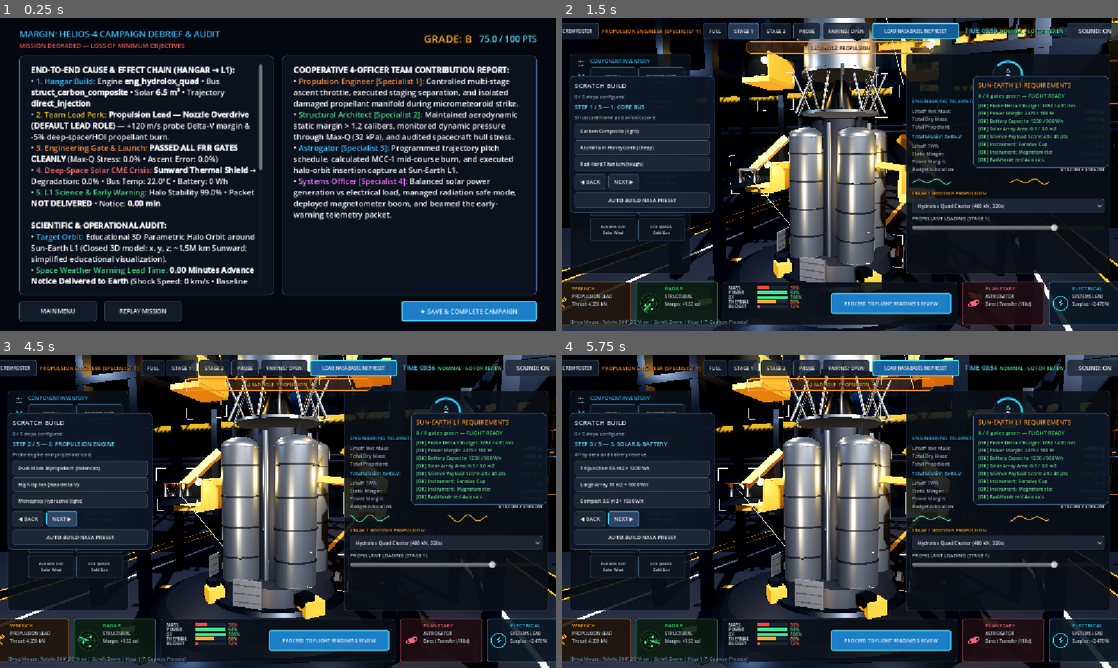
Above: before the commit, frames 1-4 (two rows, left to right).
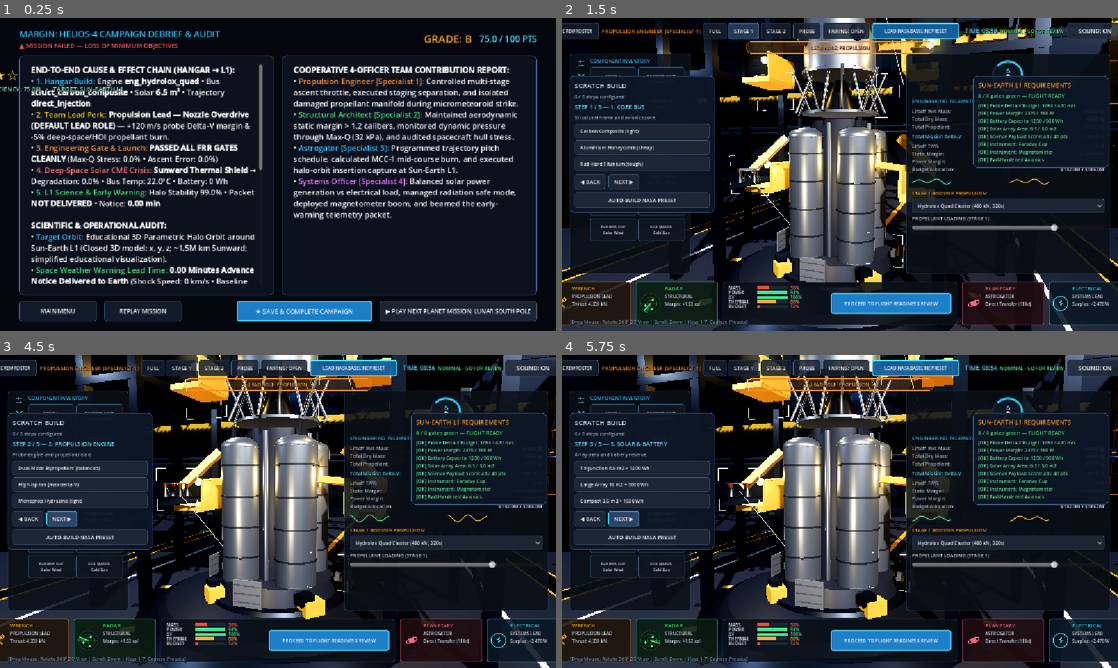
Above: after the commit, the same moments.

Repository: mohammedomarworks/margin-space-mission-game
Game: Godot game, scene res://margin/scenes/helios4_debrief.tscn
Same seed, same stepped clock (60 frames per second), same inputs: the game is played once before the commit and once after it. This scene is started directly instead of the project's main scene.
Inputs:
- Up to frame 1 (0.25 s): no input
- Up to frame 2 (1.5 s): click "REPLAY MISSION" at 0.5 s; click "STAGE 1" at 1.25 s
- Up to frame 3 (4.5 s): click "STAGE 1" at 2 s; click "STAGE 1 Hydrolox Quad" at 2.75 s; click "STAGE 1 Hydrolox Quad" at 3.5 s; click "NEXT ▶" at 4.25 s
- Up to frame 4 (5.75 s): click "NEXT ▶" at 5 s

The runs differ from the first frame. In frame 1, 4.1% of the frame differs, in the area x 0-97%, y 8-98%; in frame 2, nothing differs; in frame 3, less than 0.1%; in frame 4, nothing differs.

Commit message:
feat(endings): Phase 5 definite win/loss states and arcade debrief
- Deep Space gains a real game-over: battery depletion and thermal runaway past
  100 C both trigger MISSION FAILED with the exact engineering cause and fix
- Failure overlay offers RETRY STAGE and REBUILD IN HANGAR
- Launch abort modal relabelled to MISSION FAILED / RETRY STAGE / REBUILD IN HANGAR
- Debrief gains a 3-star rating, science score, margin efficiency and a
  PLAY NEXT PLANET MISSION button that advances L1 -> Moon -> Mars
- Victory headline reads MISSION ACCOMPLISHED with the selected target name

Co-authored-by: Perch <agent@perchai.app>
Made-with: Perch

Diff:
--- a/margin/scripts/helios4_debrief_controller.gd
+++ b/margin/scripts/helios4_debrief_controller.gd
@@ -18,6 +18,9 @@
 @onready var save_btn: Button = %SaveAndCompleteBtn
 @onready var replay_btn: Button = %ReplayMissionBtn
 @onready var menu_btn: Button = %MainMenuBtn
+var next_planet_btn: Button = null
+var star_label: Label = null
+var science_label: Label = null
 
 var total_score: float = 0.0
 var letter_grade: String = "A"
@@ -55,14 +58,46 @@
 
 func _populate_ui() -> void:
 	if is_success:
-		outcome_lbl.text = "MISSION SUCCESSFUL — HELIOS-4 FULLY COMMISSIONED"
+		outcome_lbl.text = "★ MISSION ACCOMPLISHED — %s FULLY COMMISSIONED" % DestinationData.get_display_name(Helios4CampaignData.get_destination())
 		outcome_lbl.add_theme_color_override("font_color", Color(0.35, 0.95, 0.55))
 	else:
-		outcome_lbl.text = "MISSION DEGRADED — LOSS OF MINIMUM OBJECTIVES"
+		outcome_lbl.text = "▲ MISSION FAILED — LOSS OF MINIMUM OBJECTIVES"
 		outcome_lbl.add_theme_color_override("font_color", Color(0.95, 0.35, 0.35))
 
 	grade_lbl.text = "GRADE: " + letter_grade
 	score_lbl.text = "%.1f / 100 PTS" % total_score
+
+	# --- Star rating (S-rank arcade presentation) ---
+	var stars: int = _compute_stars(total_score)
+	star_label = Label.new()
+	star_label.name = "StarRatingLabel"
+	star_label.text = "★".repeat(stars) + "☆".repeat(3 - stars)
+	star_label.add_theme_font_size_override("font_size", 30)
+	star_label.add_theme_color_override("font_color", Color(1.0, 0.84, 0.30))
+	star_label.horizontal_alignment = HORIZONTAL_ALIGNMENT_CENTER
+	add_child(star_label)
+	star_label.set_anchors_preset(Control.PRESET_CENTER_TOP)
+	star_label.position = Vector2(-160, 96)
+	star_label.size = Vector2(320, 40)
+
+	# --- Science score + margin efficiency ---
+	var l1_tel_sci: Dictionary = Helios4CampaignData.l1_telemetry
+	var sci_total: float = float(l1_tel_sci.get("science_score", 0.0))
+	var margin_eff: float = clampf(total_score, 0.0, 100.0)
+	science_label = Label.new()
+	science_label.name = "ScienceScoreLabel"
+	science_label.text = "SCIENCE SCORE: %.1f pts   •   MARGIN EFFICIENCY: %.1f%%   •   TARGET: %s" % [
+		sci_total, margin_eff, DestinationData.get_display_name(Helios4CampaignData.get_destination())
+	]
+	science_label.add_theme_font_size_override("font_size", 13)
+	science_label.add_theme_color_override("font_color", Color(0.55, 0.90, 0.75))
+	science_label.horizontal_alignment = HORIZONTAL_ALIGNMENT_CENTER
+	add_child(science_label)
+	science_label.set_anchors_preset(Control.PRESET_CENTER_TOP)
+	science_label.position = Vector2(-320, 138)
+	science_label.size = Vector2(640, 26)
+
+	_build_next_planet_button()
 
 	var c_res = Helios4CampaignData.crisis_results
 	var l1_tel = Helios4CampaignData.l1_telemetry
@@ -199,3 +234,35 @@
 
 func _on_menu_pressed() -> void:
 	get_tree().change_scene_to_file("res://margin/scenes/main_menu.tscn")
+
+
+# --- ARCADE ENDINGS ---
+
+func _compute_stars(score: float) -> int:
+	if score >= 90.0:
+		return 3
+	if score >= 75.0:
+		return 2
+	if score >= 55.0:
+		return 1
+	return 0
+
+
+func _build_next_planet_button() -> void:
+	var next_id: String = DestinationData.get_next_destination(Helios4CampaignData.get_destination())
+	if next_id == "":
+		return
+	var bar := find_child("BottomBar", true, false) as HBoxContainer
+	if bar == null:
+		return
+	next_planet_btn = Button.new()
+	next_planet_btn.name = "PlayNextPlanetBtn"
+	next_planet_btn.text = "▶ PLAY NEXT PLANET MISSION: %s" % DestinationData.get_display_name(next_id)
+	next_planet_btn.add_theme_font_size_override("font_size", 12)
+	next_planet_btn.pressed.connect(func() -> void:
+		Sfx.ui_click()
+		Helios4CampaignData.reset_campaign()
+		Helios4CampaignData.set_destination(next_id)
+		Helios4CampaignData.load_stage(Helios4CampaignData.Stage.PHASE_1_HANGAR, get_tree())
+	)
+	bar.add_child(next_planet_btn)
--- a/margin/scripts/helios4_deep_space_controller.gd
+++ b/margin/scripts/helios4_deep_space_controller.gd
@@ -228,6 +228,8 @@
 var solar_efficiency: float = 0.31
 var battery_capacity_wh: float = 1200.0
 var battery_charge_wh: float = 1200.0
+var is_mission_failed: bool = false
+var failure_reason: String = ""
 var base_avionics_power_w: float = 65.0
 var adcs_power_w: float = 35.0
 var thermal_power_w: float = 25.0
@@ -943,6 +945,14 @@
 	var dt_hours = dt / 3600.0
 	battery_charge_wh = clamp(battery_charge_wh + (net_w * dt_hours), 0.0, battery_capacity_wh)
 
+	# GAME OVER: battery depleted during the storm
+	if battery_charge_wh <= 0.001 and not is_mission_failed:
+		_trigger_mission_failure(
+			"Battery Depleted During CME Storm",
+			"The spacecraft bus lost all electrical power while riding out the solar proton event. Without battery reserve the avionics, thermal control and transmitter all went dark.",
+			"Equip a higher-capacity battery or enter Safe Mode earlier to cut the load."
+		)
+
 func _enter_midcourse_correction() -> void:
 	current_subphase = SubPhase.MIDCOURSE_CORRECTION
 	_trigger_auto_warp_drop("MCC-1 BURN WINDOW ACTIVE", Color(0.35, 0.88, 1.0))
@@ -1017,6 +1027,14 @@
 	thermal_bus_temp_c = clamp(thermal_bus_temp_c + (absorbed_solar_w - rejected_heat_w) * dt / heat_capacity_j_per_k, 15.0, 120.0)
 	if thermal_bus_temp_c > 65.0:
 		thermal_overtemp_damage_pct += (thermal_bus_temp_c - 65.0) * dt / 3600.0 * 0.05
+
+	# GAME OVER: thermal runaway past the design limit
+	if thermal_bus_temp_c >= 100.0 and not is_mission_failed:
+		_trigger_mission_failure(
+			"Thermal Limit Exceeded During Solar Crisis",
+			"Bus temperature reached 100 C. The heat shield was not oriented sunward and the radiators could not reject the absorbed solar flux.",
+			"Click ORIENT HEAT SHIELD and ENABLE SAFE POWER MODE before the temperature climbs."
+		)
 
 func _format_cme_reference() -> String:
 	var event: Dictionary = DonkiService.OFFLINE_EVENT_CATALOG[0]
@@ -1737,3 +1755,113 @@
 			objective_banner.set_objective(4, 4, "L1 APPROACH — BEGIN ARRIVAL",
 				"▶ PROCEED TO L1 ARRIVAL", "[SPACE] Hand off to orbit insertion",
 				Color(0.35, 0.95, 0.55))
+
+
+# ==============================================================================
+# MISSION FAILED OVERLAY (DEEP SPACE)
+# Dramatic game-over state with the exact engineering reason, plus RETRY STAGE
+# and REBUILD IN HANGAR so the player is never stuck on a dead screen.
+# ==============================================================================
+
+func _trigger_mission_failure(title: String, detail: String, fix: String) -> void:
+	if is_mission_failed:
+		return
+	is_mission_failed = true
+	failure_reason = title
+	Sfx.stop_klaxon()
+	Sfx.failure_powerdown()
+	if objective_banner:
+		objective_banner.set_objective(0, 4, "MISSION FAILED — " + title.to_upper(),
+			"", "Review the cause and retry", Color(1.0, 0.35, 0.35))
+	_show_failure_overlay(title, detail, fix)
+
+
+func _show_failure_overlay(title: String, detail: String, fix: String) -> void:
+	var root_ui := find_child("RootUI", true, false) as Control
+	if root_ui == null:
+		return
+	if root_ui.find_child("MissionFailedOverlay", true, false) != null:
+		return
+
+	var overlay := Control.new()
+	overlay.name = "MissionFailedOverlay"
+	overlay.set_anchors_preset(Control.PRESET_FULL_RECT)
+	root_ui.add_child(overlay)
+
+	var dim := ColorRect.new()
+	dim.color = Color(0.10, 0.01, 0.01, 0.82)
+	dim.set_anchors_preset(Control.PRESET_FULL_RECT)
+	overlay.add_child(dim)
+
+	var center := CenterContainer.new()
+	center.set_anchors_preset(Control.PRESET_FULL_RECT)
+	overlay.add_child(center)
+
+	var panel := PanelContainer.new()
+	panel.custom_minimum_size = Vector2(620, 0)
+	var sb := StyleBoxFlat.new()
+	sb.bg_color = Color(0.12, 0.03, 0.03, 0.97)
+	sb.set_corner_radius_all(8)
+	sb.set_border_width_all(2)
+	sb.border_color = Color(0.95, 0.25, 0.25)
+	sb.set_content_margin_all(22)
+	panel.add_theme_stylebox_override("panel", sb)
+	center.add_child(panel)
+
+	var vb := VBoxContainer.new()
+	vb.add_theme_constant_override("separation", 12)
+	panel.add_child(vb)
+
+	var head := Label.new()
+	head.text = "▲ MISSION FAILED"
+	head.add_theme_font_size_override("font_size", 26)
+	head.add_theme_color_override("font_color", Color(1.0, 0.35, 0.32))
+	head.horizontal_alignment = HORIZONTAL_ALIGNMENT_CENTER
+	vb.add_child(head)
+
+	var cause := Label.new()
+	cause.text = title
+	cause.add_theme_font_size_override("font_size", 15)
+	cause.add_theme_color_override("font_color", Color(1.0, 0.72, 0.60))
+	cause.horizontal_alignment = HORIZONTAL_ALIGNMENT_CENTER
+	cause.autowrap_mode = TextServer.AUTOWRAP_WORD_SMART
+	vb.add_child(cause)
+
+	var body := Label.new()
+	body.text = detail
+	body.add_theme_font_size_override("font_size", 12)
+	body.add_theme_color_override("font_color", Color(0.85, 0.82, 0.82))
+	body.autowrap_mode = TextServer.AUTOWRAP_WORD_SMART
+	vb.add_child(body)
+
+	var fix_lbl := Label.new()
+	fix_lbl.text = "FIX: " + fix
+	fix_lbl.add_theme_font_size_override("font_size", 12)
+	fix_lbl.add_theme_color_override("font_color", Color(0.55, 0.92, 0.70))
+	fix_lbl.autowrap_mode = TextServer.AUTOWRAP_WORD_SMART
+	vb.add_child(fix_lbl)
+
+	var row := HBoxContainer.new()
+	row.add_theme_constant_override("separation", 12)
+	row.alignment = BoxContainer.ALIGNMENT_CENTER
+	vb.add_child(row)
+
+	var retry := Button.new()
+	retry.name = "BtnRetryStage"
+	retry.text = "↺ RETRY STAGE"
+	retry.custom_minimum_size = Vector2(180, 40)
+	retry.pressed.connect(func() -> void:
+		Sfx.ui_click()
+		Helios4CampaignData.load_stage(Helios4CampaignData.Stage.PHASE_3_TRANSFER, get_tree())
+	)
+	row.add_child(retry)
+
+	var rebuild := Button.new()
+	rebuild.name = "BtnRebuildHangar"
+	rebuild.text = "← REBUILD IN HANGAR"
+	rebuild.custom_minimum_size = Vector2(180, 40)
+	rebuild.pressed.connect(func() -> void:
+		Sfx.ui_click()
+		Helios4CampaignData.load_stage(Helios4CampaignData.Stage.PHASE_1_HANGAR, get_tree())
+	)
+	row.add_child(rebuild)
--- a/margin/scripts/helios4_launch_controller.gd
+++ b/margin/scripts/helios4_launch_controller.gd
@@ -1995,7 +1995,7 @@
 	vbox.add_theme_constant_override("separation", 10)
 
 	var title := Label.new()
-	title.text = "▲ MISSION ABORT / LAUNCH FLIGHT FAILURE"
+	title.text = "▲ MISSION FAILED — LAUNCH FLIGHT FAILURE"
 	title.add_theme_font_size_override("font_size", 14)
 	title.add_theme_color_override("font_color", Color(0.95, 0.35, 0.35))
 	vbox.add_child(title)
@@ -2021,7 +2021,7 @@
 
 	var btn_retry := Button.new()
 	btn_retry.name = "BtnRetryLaunch"
-	btn_retry.text = "↺ RETRY LAUNCH FROM PAD"
+	btn_retry.text = "↺ RETRY STAGE"
 	btn_retry.add_theme_font_size_override("font_size", 11)
 	var retry_style := StyleBoxFlat.new()
 	retry_style.bg_color = Color(0.15, 0.45, 0.75, 0.95)
@@ -2038,7 +2038,7 @@
 
 	var btn_hangar := Button.new()
 	btn_hangar.name = "BtnReturnToHangar"
-	btn_hangar.text = "← RETURN TO 3D HANGAR (RE-ENGINEER)"
+	btn_hangar.text = "← REBUILD IN HANGAR"
 	btn_hangar.add_theme_font_size_override("font_size", 11)
 	var h_style := StyleBoxFlat.new()
 	h_style.bg_color = Color(0.12, 0.16, 0.22, 0.9)
